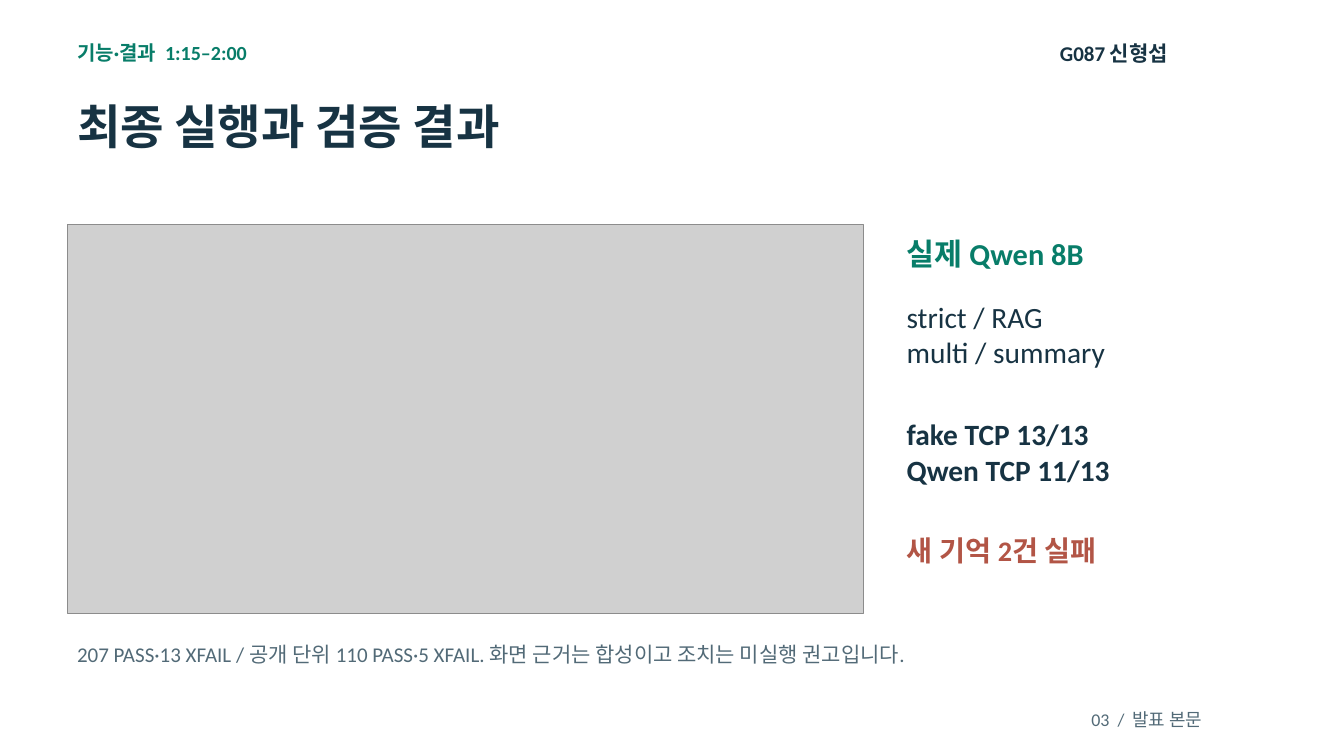
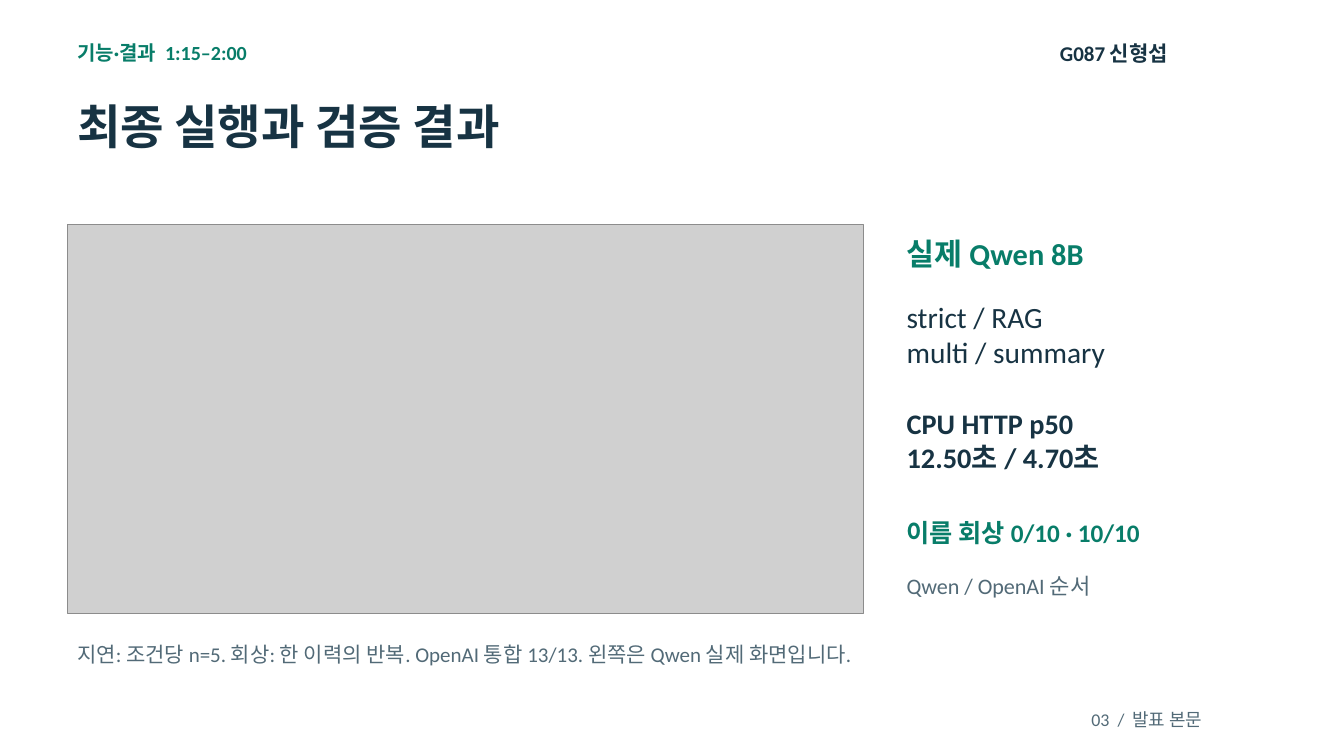
Before and after one commit to shsgrnd/skala_mini_3_G087_shs, a slide deck: slide 3 of doc/ppt/G087_신형섭_1차발표.pptx. Drawn at 1344x756 pixels with LibreOffice and Linux fonts; fonts in the diff are those of the drawing; grey boxes stand for pictures. Boxes give left, top, right and bottom in pixels: in the first picture for what was removed or moved away, otherwise in the second. Text is boxed around its words. In the diff, an @@ line names an element or a change of style, - is before the commit and + after.

```diff
--- a/doc/ppt/G087_신형섭_1차발표.pptx
+++ b/doc/ppt/G087_신형섭_1차발표.pptx
@@ text at <box>907,415,1100,468</box>: text changed; size 21 to 20.2 pt @@
-fake TCP 13/13
-Qwen TCP 11/13
+CPU HTTP p50
+12.50초 / 4.70초
@@ text at <box>907,521,1140,545</box>: text changed; size 20.2 to 18 pt; text colour #B25546 to #087D69 @@
-새 기억 2건 실패
+이름 회상 0/10 · 10/10
@@ text added at <box>907,575,1091,598</box>, 15.8 pt, text #526A77 @@
+Qwen / OpenAI 순서
@@ text at <box>77,644,851,666</box>: text changed @@
-207 PASS·13 XFAIL / 공개 단위 110 PASS·5 XFAIL. 화면 근거는 합성이고 조치는 미실행 권고입니다.
+지연: 조건당 n=5. 회상: 한 이력의 반복. OpenAI 통합 13/13. 왼쪽은 Qwen 실제 화면입니다.
```
Also in this commit, not shown: 5 other slides changed, 1 slide added, 5 other files.
